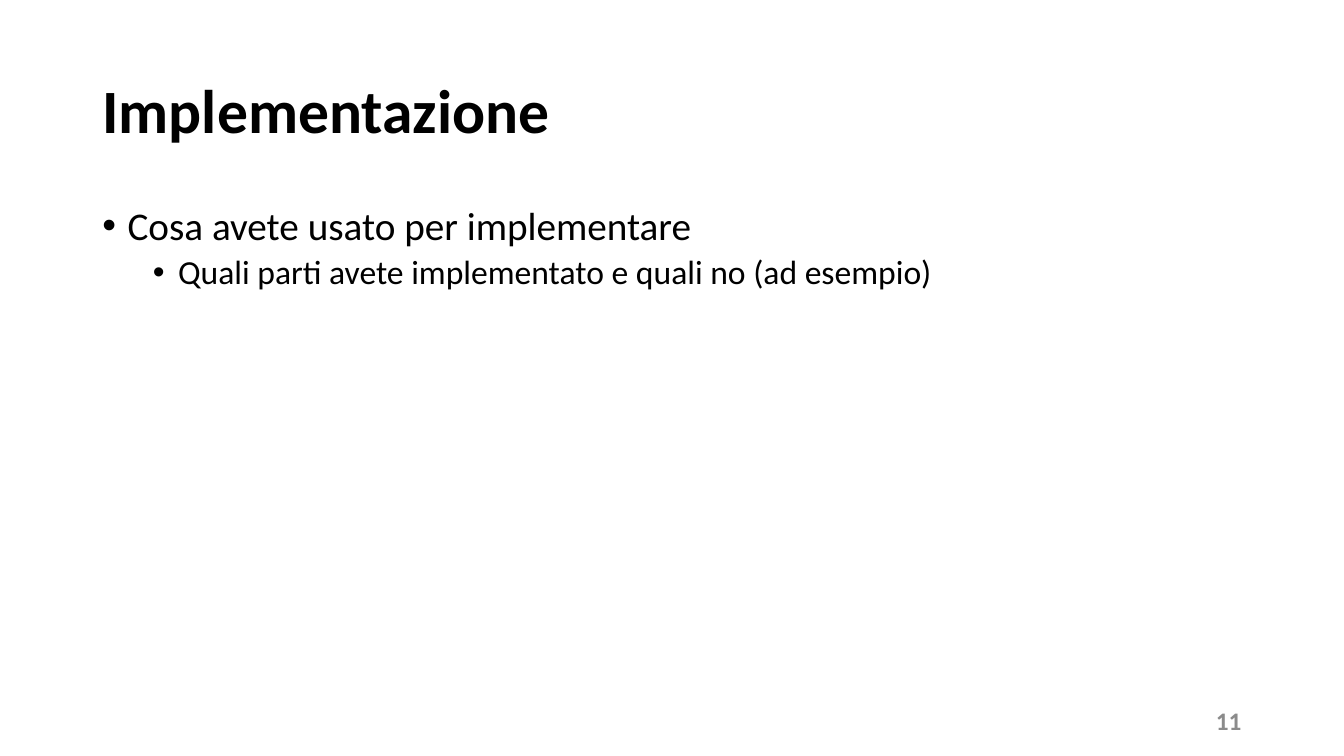
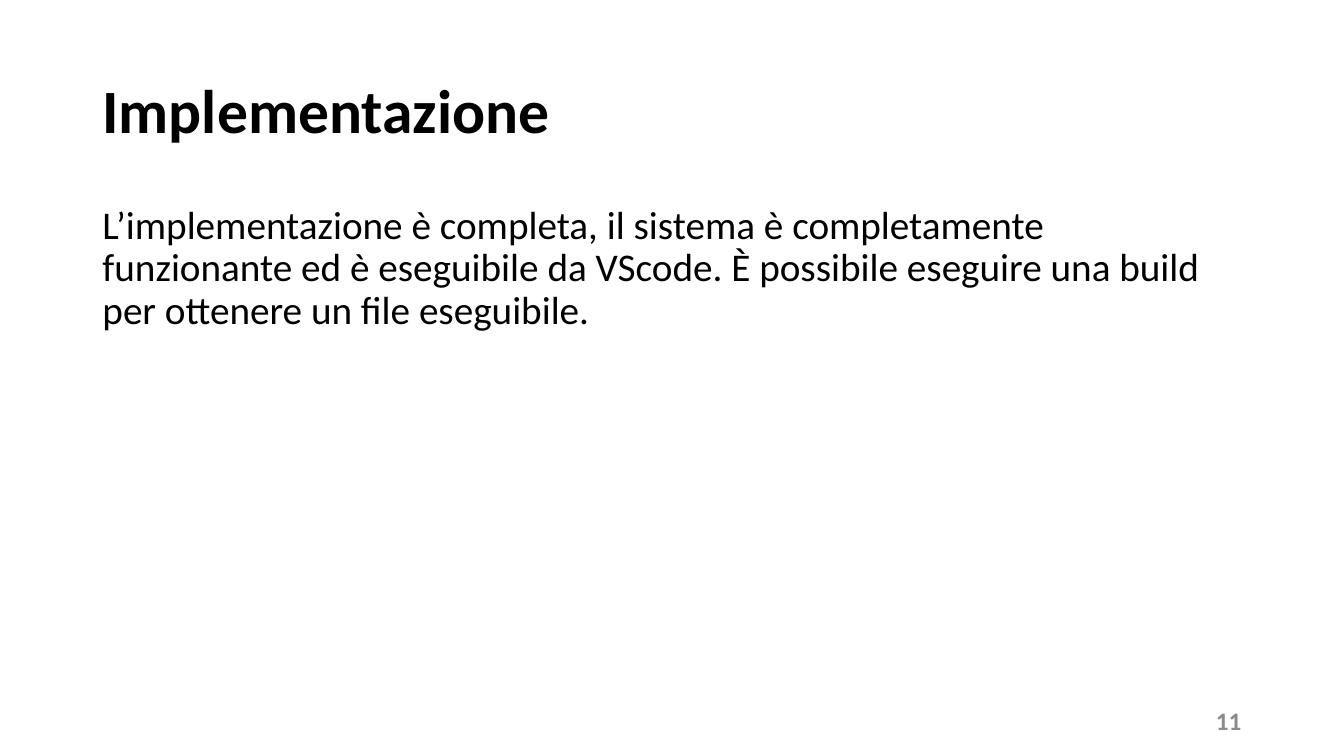
Before and after one commit to MatiasNegro/SteamDiscountAdviser, a slide deck: slide 11 of doc/presentation.pptx. Drawn at 1344x756 pixels with LibreOffice and Linux fonts; fonts in the diff are those of the drawing. Boxes give left, top, right and bottom in pixels: in the first picture for what was removed or moved away, otherwise in the second. Text is boxed around its words. In the diff, an @@ line names an element or a change of style, - is before the commit and + after.

```diff
--- a/doc/presentation.pptx
+++ b/doc/presentation.pptx
@@ text at (102, 211, 1199, 331): text changed; size 24 to 28 pt @@
-• Cosa avete usato per implementare
-  • Quali parti avete implementato e quali no (ad esempio)
+L’implementazione è completa, il sistema è completamente funzionante ed è eseguibile da VScode. È possibile eseguire una build per ottenere un file eseguibile.
```
Also in this commit, not shown: 3 other slides changed.
